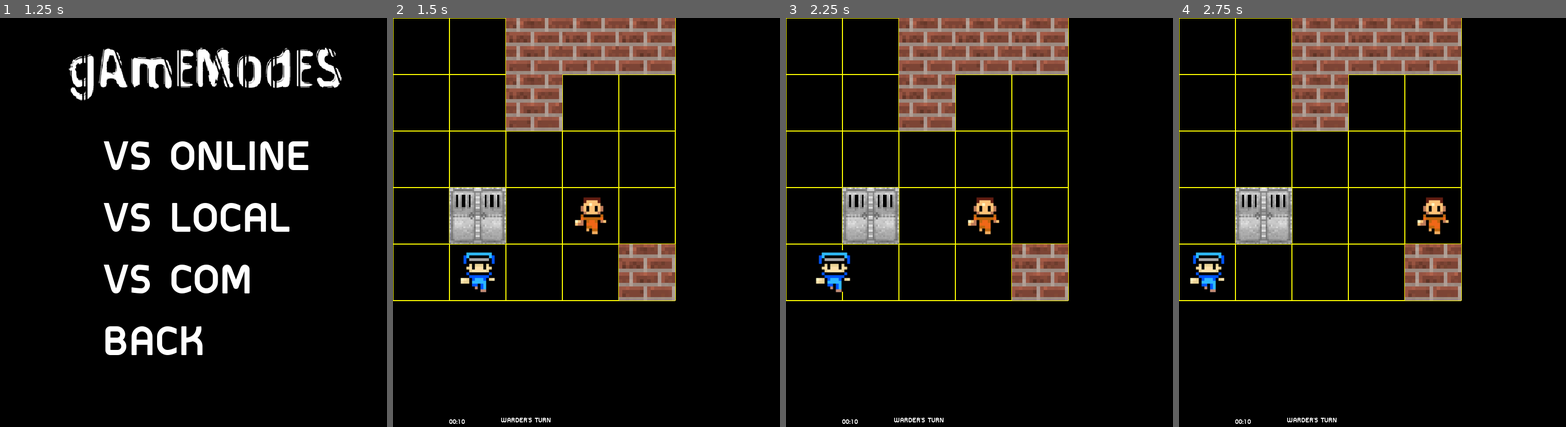
Above: before the commit, frames 1-4 (left to right).
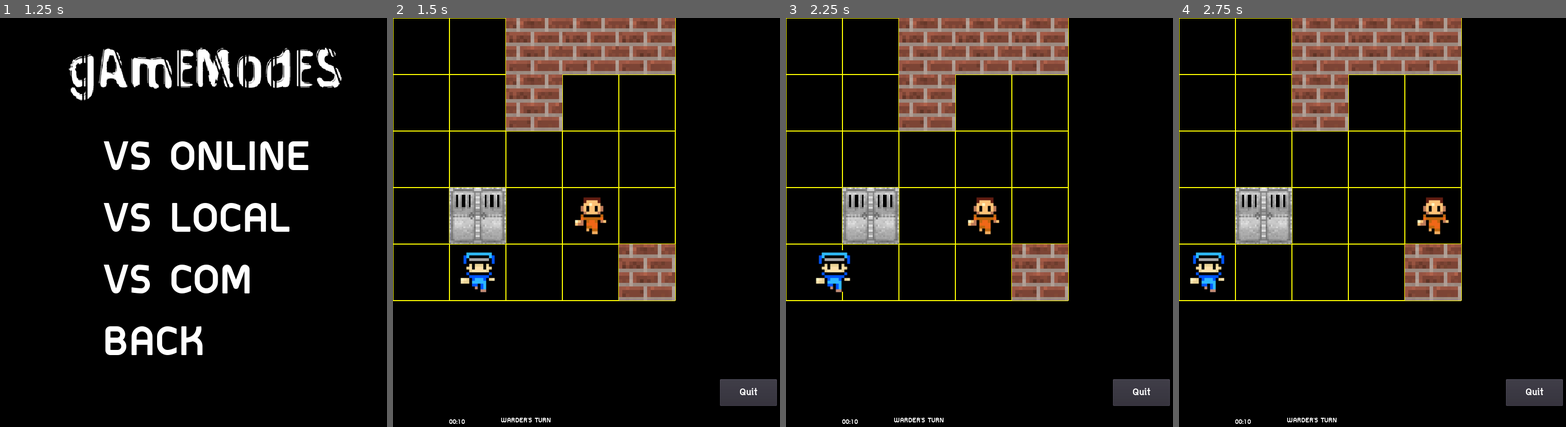
Above: after the commit, the same moments.

Repository: Putter30772/ESCAPE-PLAN-V3
Game: Godot game, scene res://TitleScreenRelated/TitleScreen.tscn
The game is run twice, just before and just after one commit, with the same random seed, the same clock (stepped at 60 frames per second) and the same inputs. Sound files missing from this copy of the repository are replaced by a short silence.
Inputs:
- Up to frame 1 (1.25 s): click "PLAY" at 0.5 s
- Up to frame 2 (1.5 s): click "VS LOCAL" at 1.25 s
- Up to frame 3 (2.25 s): tap Enter at 2 s; hold Right (move_right) from 2.03 s (still down); hold A (a) from 2.03 s (still down)
- Up to frame 4 (2.75 s): keep holding Right (move_right); keep holding A (a); tap D (d) at 2.3 s

Frame 1 is identical in both runs. In frame 2, 1.0% of the frame differs, in the area x 84-100%, y 88-95%; in frame 3, 1.0%; in frame 4, 1.0%.

Commit message:
Quit Buttom for LAN

Diff:
--- a/06-Grid-based movement/Game.tscn
+++ b/06-Grid-based movement/Game.tscn
@@ -280,18 +280,18 @@
 align = 1
 valign = 1
 
-[node name="RageQuit" type="Button" parent="."]
+[node name="Quit" type="Button" parent="."]
 margin_left = 637.065
 margin_top = 702.988
 margin_right = 748.065
 margin_bottom = 754.988
 script = ExtResource( 16 )
 
-[node name="Label" type="Label" parent="RageQuit"]
+[node name="Label" type="Label" parent="Quit"]
 anchor_right = 1.0
 anchor_bottom = 1.0
 custom_fonts/font = SubResource( 13 )
-text = "RageQuit"
+text = "Quit"
 align = 1
 valign = 1
 [connection signal="pressed" from="WindowDialog/PlayAgain" to="Grid" method="_on_PlayAgain_pressed"]
@@ -301,4 +301,4 @@
 [connection signal="timeout" from="DisplayTime/Timer" to="DisplayTime" method="_on_Timer_timeout"]
 [connection signal="pressed" from="Pause" to="Pause" method="_on_Pause_pressed"]
 [connection signal="pressed" from="Reset" to="Reset" method="_on_Reset_pressed"]
-[connection signal="pressed" from="RageQuit" to="RageQuit" method="_on_RageQuit_pressed"]
+[connection signal="pressed" from="Quit" to="Quit" method="_on_RageQuit_pressed"]
--- a/06-Grid-based movement/LAN.tscn
+++ b/06-Grid-based movement/LAN.tscn
@@ -9,23 +9,28 @@
 [ext_resource path="res://WindowDialogLAN.gd" type="Script" id=7]
 [ext_resource path="res://DisplayTimeLAN.gd" type="Script" id=8]
 [ext_resource path="res://SoundEffects/335571_magntron_gamemusic (online-audio-converter.com).wav" type="AudioStream" id=9]
+[ext_resource path="res://RageQuit.gd" type="Script" id=10]
 
-[sub_resource type="DynamicFont" id=1]
+[sub_resource type="DynamicFont" id=14]
 font_data = ExtResource( 5 )
 
-[sub_resource type="DynamicFont" id=2]
+[sub_resource type="DynamicFont" id=15]
 font_data = ExtResource( 5 )
 
-[sub_resource type="DynamicFont" id=3]
+[sub_resource type="DynamicFont" id=16]
 font_data = ExtResource( 5 )
 
-[sub_resource type="DynamicFont" id=4]
+[sub_resource type="DynamicFont" id=17]
 font_data = ExtResource( 5 )
 
-[sub_resource type="DynamicFont" id=5]
+[sub_resource type="DynamicFont" id=18]
 font_data = ExtResource( 5 )
 
-[sub_resource type="DynamicFont" id=6]
+[sub_resource type="DynamicFont" id=19]
+font_data = ExtResource( 5 )
+
+[sub_resource type="DynamicFont" id=13]
+size = 24
 font_data = ExtResource( 5 )
 
 [node name="LAN" type="Node2D"]
@@ -105,6 +110,22 @@
 stream = ExtResource( 9 )
 volume_db = -5.0
 autoplay = true
+
+[node name="Quit" type="Button" parent="."]
+margin_left = 637.065
+margin_top = 702.988
+margin_right = 748.065
+margin_bottom = 754.988
+script = ExtResource( 10 )
+
+[node name="Label" type="Label" parent="Quit"]
+anchor_right = 1.0
+anchor_bottom = 1.0
+custom_fonts/font = SubResource( 13 )
+text = "Quit"
+align = 1
+valign = 1
 [connection signal="pressed" from="WindowDialog/PlayAgain" to="GridLAN" method="_on_PlayAgain_pressed"]
 [connection signal="pressed" from="WindowDialog/Exit" to="GridLAN" method="_on_Exit_pressed"]
 [connection signal="timeout" from="DisplayTime/TimerLAN" to="DisplayTime" method="_on_TimerLAN_timeout"]
+[connection signal="pressed" from="Quit" to="Quit" method="_on_RageQuit_pressed"]
--- a/06-Grid-based movement/Pause.gd
+++ b/06-Grid-based movement/Pause.gd
@@ -7,3 +7,9 @@
 	if(variable.ready==1):
 		Lobby.pause(Lobby.session_id)
 		variable.pause = 1 # Replace with function body.
+
+func _process(delta):
+	if(variable.language==1):
+		get_node("Label").set_text('หยุดเกม')
+	else:
+		get_node("Label").set_text('Pause')
--- a/06-Grid-based movement/RageQuit.gd
+++ b/06-Grid-based movement/RageQuit.gd
@@ -22,6 +22,6 @@
 
 func _process(delta):
 	if(variable.language==1):
-		get_node("Label").set_text('ยอมแพ้')
+		get_node("Label").set_text('ออก')
 	else:
-		get_node("Label").set_text('RAGEQUIT')
+		get_node("Label").set_text('Quit')
--- a/06-Grid-based movement/Reset.gd
+++ b/06-Grid-based movement/Reset.gd
@@ -18,4 +18,4 @@
 	if(variable.language==1):
 		get_node("Label").set_text('รีเซ็ต')
 	else:
-		get_node("Label").set_text('RESET')
+		get_node("Label").set_text('Reset')
Not shown: 6 places in 06-Grid-based movement/LAN.tscn that only renumber resources
